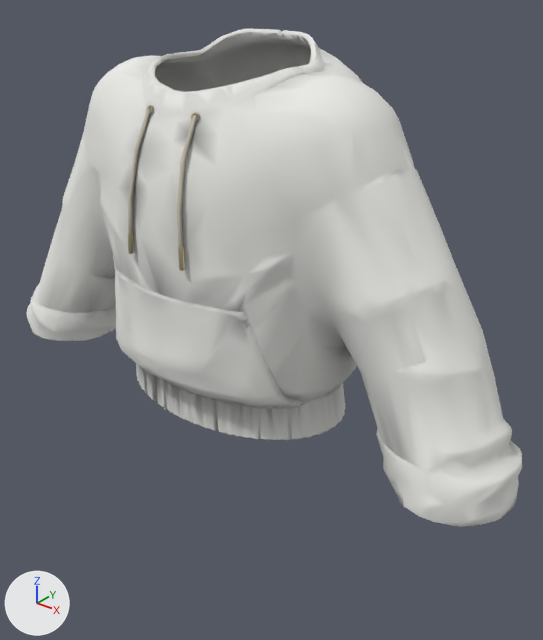
What one commit did to the glTF model Frontend/public/models/prendas/sudaderas/lod/03_sudadera_capucha_crop.glb.
The view is the same before and after, from a 50 mm camera at (0.707, -0.794, 1.629) aimed at (0.057, 0.018, 1.126). Arrows for +X, +Y and +Z are at lower left; the lights stay in place. The first picture is the older version. Vertices at exactly the same position are counted once.

In view in the first picture: 'Sudadera con capucha crop'.
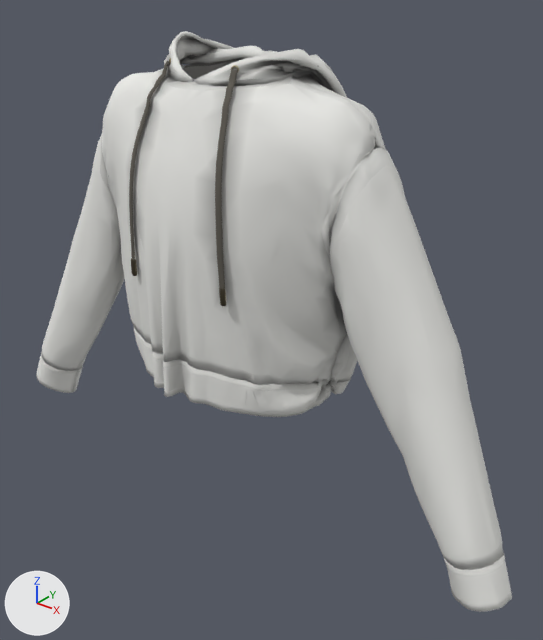
The change, as a diff of the scene's bpy script:
```diff
--- a/Frontend/public/models/prendas/sudaderas/lod/03_sudadera_capucha_crop.glb.py
+++ b/Frontend/public/models/prendas/sudaderas/lod/03_sudadera_capucha_crop.glb.py
@@ me_sudadera_con_capucha_crop @@
 # used by ob_sudadera_con_capucha_crop; location = (-0.479, 0.174, 0.996); scale = (0.0000145, 0.0000145, 0.0000145)
-me_sudadera_con_capucha_crop.from_pydata(...)  # 10218 vertices, 20399 faces; spans x 0.0..65535.0, y -23186.0..0.0, z 0.0..36980.0
+me_sudadera_con_capucha_crop.from_pydata(...)  # 10997 vertices, 22446 faces; spans x 0.0..65535.0, y -22134.0..0.0, z 0.0..45834.0
+# me_sudadera_con_capucha_crop part 1: the loose piece of 9656 vertices spanning x 0.0..65535.0, y -23186.0..0.0, z 0.0..36980.0 is rebuilt with 7515 vertices and now spans x 1455.0..64028.0, y -22009.0..0.0, z 3710.0..45834.0
+# me_sudadera_con_capucha_crop part 2: 6 loose pieces with 562 vertices, spanning x 29306.0..36574.0, y -22986.0..-19342.0, z 18226.0..31544.0, are deleted
+# me_sudadera_con_capucha_crop part 3: 2887 vertices added at x 19861.0..45555.0, y -22134.0..-5049.0, z 10975.0..44018.0
+# me_sudadera_con_capucha_crop part 4: 311 vertices added at x 0.0..6688.0, y -16655.0..-11573.0, z 0.0..5901.0
+# me_sudadera_con_capucha_crop part 5: 284 vertices added at x 58842.0..65535.0, y -16618.0..-11605.0, z 12.0..5902.0
 me_sudadera_con_capucha_crop.materials.append(mat_tela)
@@ ob_sudadera_con_capucha_crop @@
 ob_sudadera_con_capucha_crop = bpy.data.objects.new('Sudadera con capucha crop', me_sudadera_con_capucha_crop)
-ob_sudadera_con_capucha_crop.location = (-0.479, 0.174, 0.996)
-ob_sudadera_con_capucha_crop.scale = (0.0000145, 0.0000145, 0.0000145)
+ob_sudadera_con_capucha_crop.location = (-0.497, 0.184, 0.839)
+ob_sudadera_con_capucha_crop.scale = (0.0000152, 0.0000152, 0.0000152)
```

Boxes (x1, y1, x2, y2) around the edits, measured in the pictures (543 x 640 px):
'Sudadera con capucha crop', reshaped, moved, rescaled (17% taller): before (26, 29, 522, 527); after (36, 31, 512, 612)
part 1 of me_sudadera_con_capucha_crop, rebuilt (7% narrower, 8% taller): before (26, 29, 522, 527); after (42, 31, 503, 570)
part 2 of me_sudadera_con_capucha_crop, deleted: before (128, 105, 200, 271)
part 3 of me_sudadera_con_capucha_crop, added: after (129, 58, 351, 417)
part 4 of me_sudadera_con_capucha_crop, added: after (36, 352, 83, 393)
part 5 of me_sudadera_con_capucha_crop, added: after (443, 552, 512, 612)
